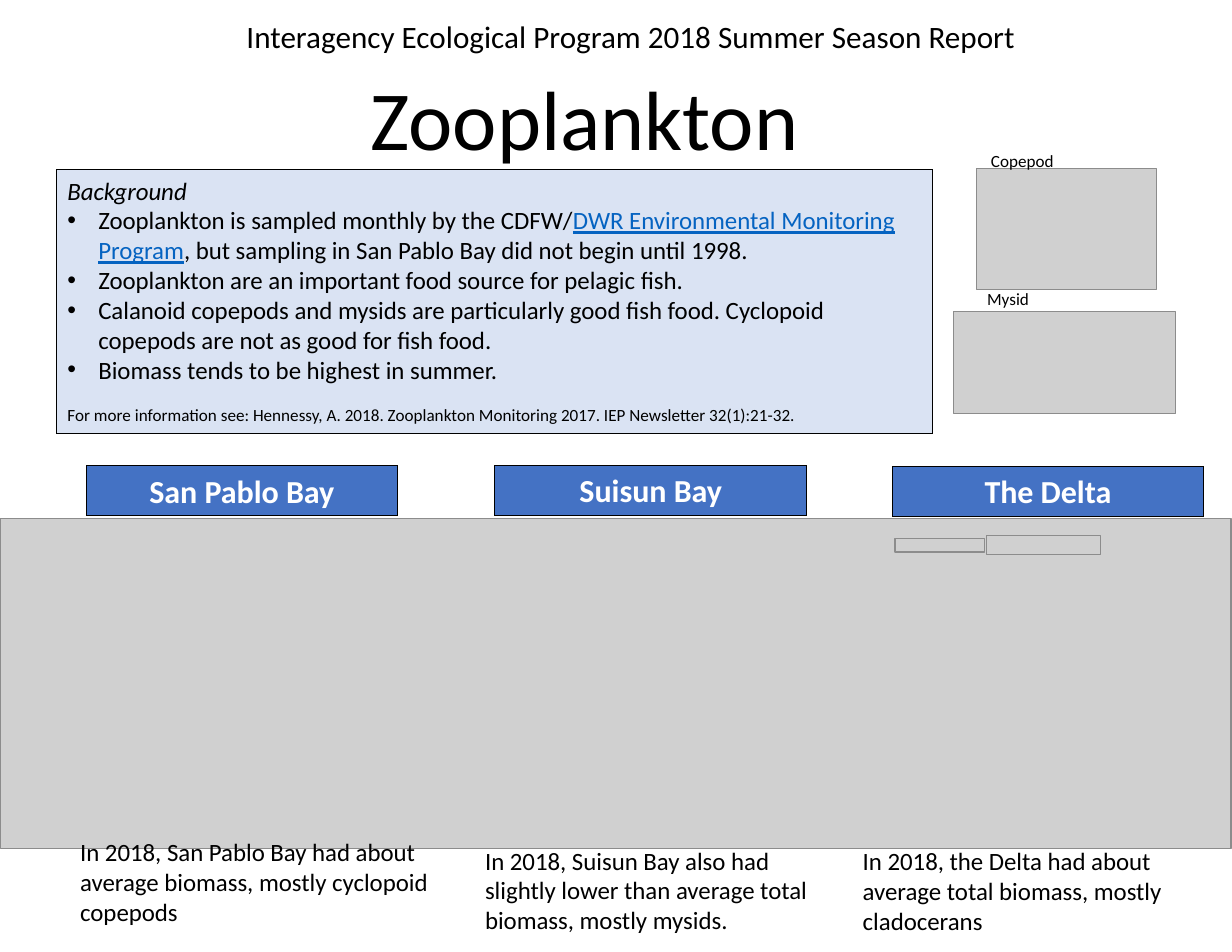
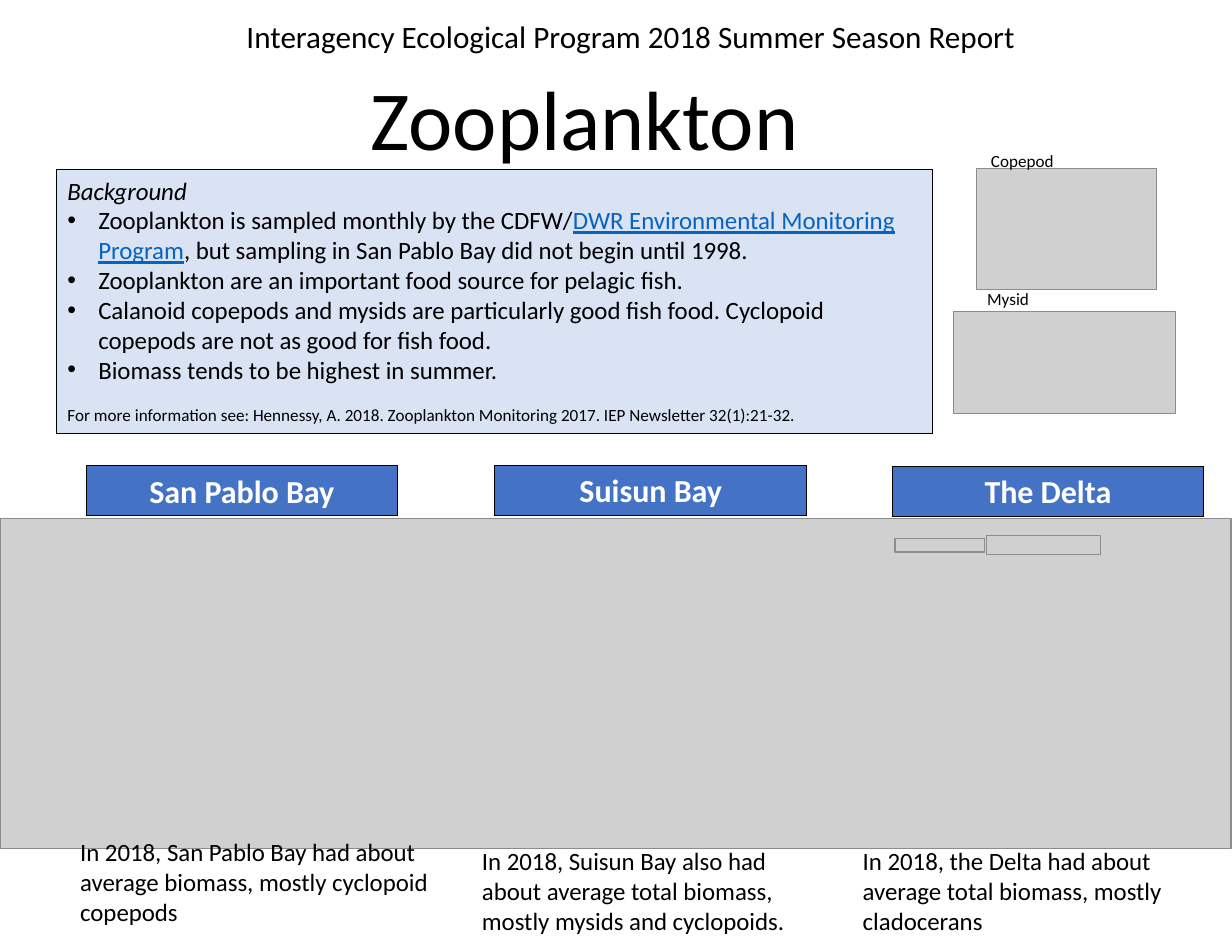
Before and after one commit to InteragencyEcologicalProgram/Status-and-Trends, a slide deck: slide 5 of summer_report/SeasonalMonitoring summer 2018 24MAR2020.pptx. Drawn at 1232x952 pixels with LibreOffice and Linux fonts; fonts in the diff are those of the drawing; grey boxes stand for pictures. Boxes give left, top, right and bottom in pixels: in the first picture for what was removed or moved away, otherwise in the second. Text is boxed around its words. In the diff, an @@ line names an element or a change of style, - is before the commit and + after.

```diff
--- a/summer_report/SeasonalMonitoring summer 2018 24MAR2020.pptx
+++ b/summer_report/SeasonalMonitoring summer 2018 24MAR2020.pptx
@@ text at [482, 852, 784, 934]: text changed @@
-In 2018, Suisun Bay also had slightly lower than average total biomass, mostly mysids.
+In 2018, Suisun Bay also had about average total biomass, mostly mysids and cyclopoids.
```
Also in this commit, not shown: 2 other slides changed, 10 other files.
